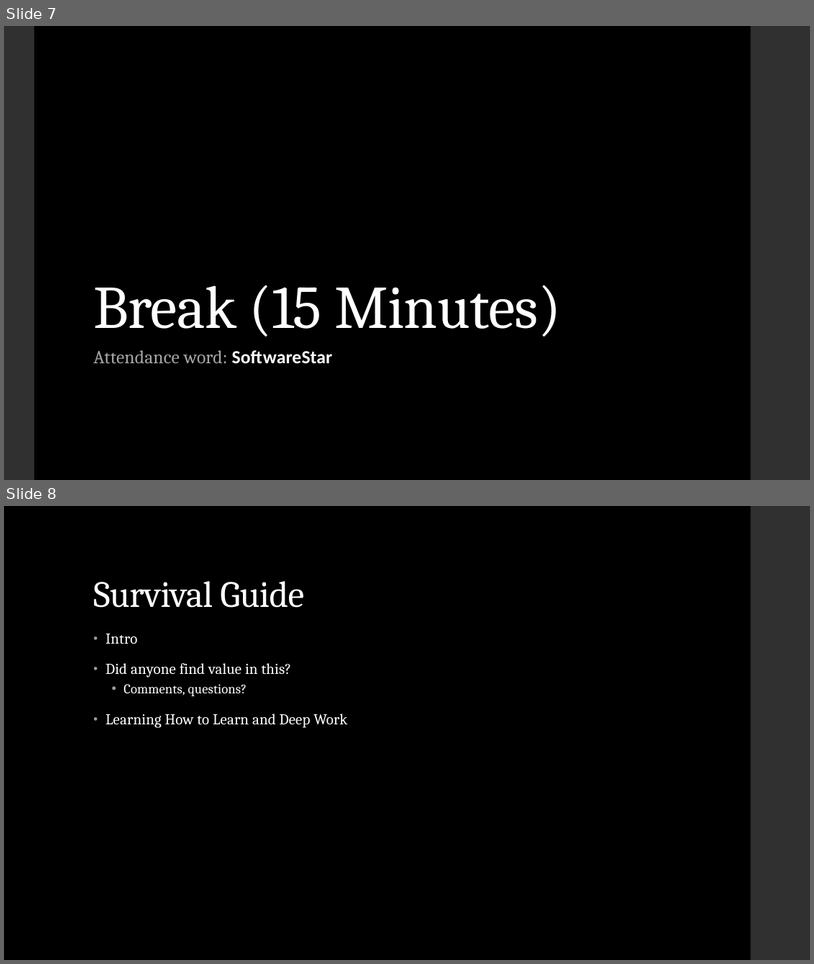
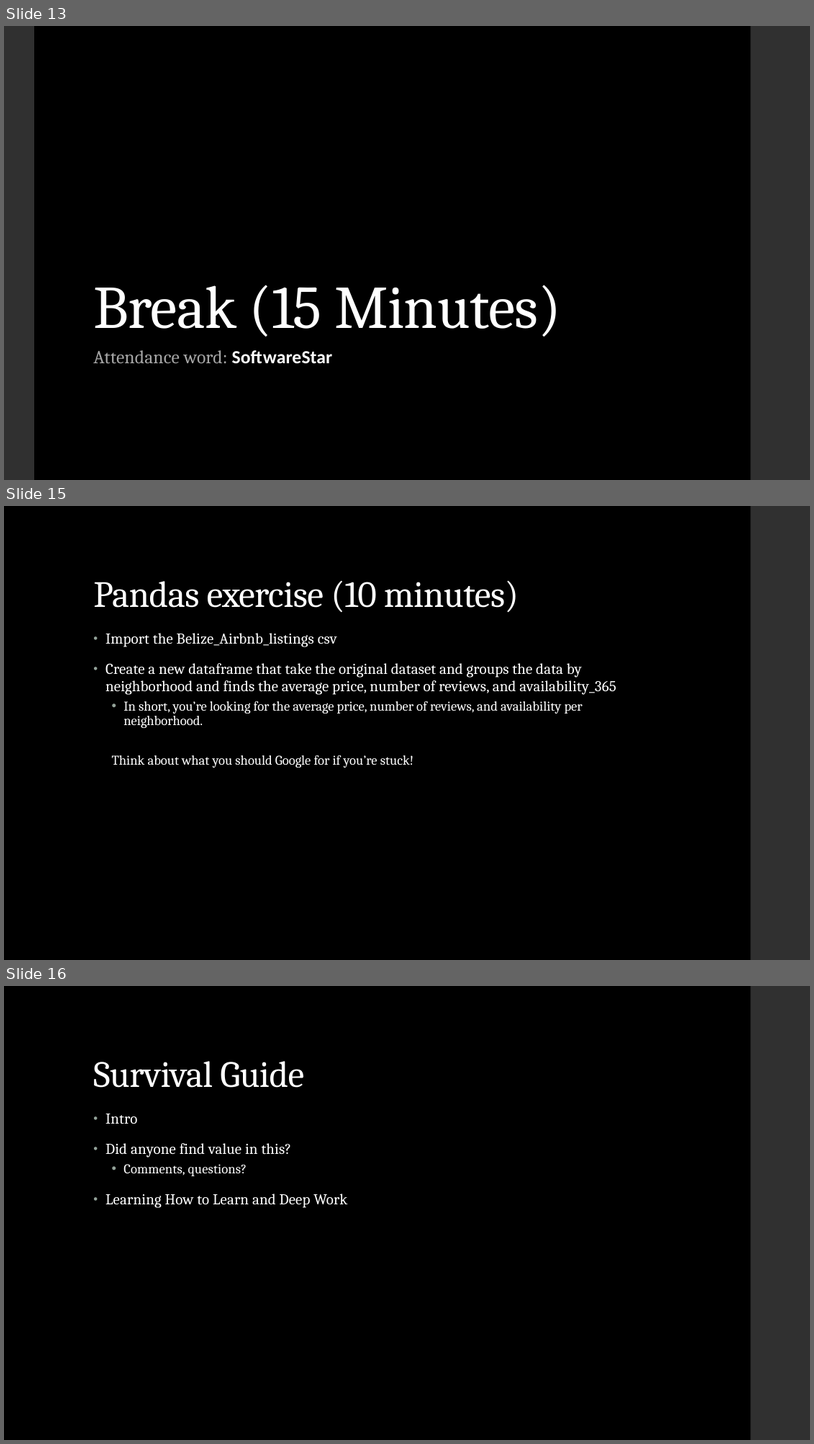
Before and after one commit to LaunchCoderGirlSTL/Data-Science-Assignments, a slide deck: course_material/week_04/week_04_presentation.pptx. Shown one above the other, each under a label of ours: slides 7 and 8 before the commit, slides 13, 15 and 16 after it; the slides between them are not shown. The pictures are 814x964 and 814x1444 pixels, drawn with LibreOffice and Linux fonts; fonts in the diff are those of the drawing. Boxes give left, top, right and bottom in pixels: in the first picture for what was removed or moved away, otherwise in the second. Text is boxed around its words. In the diff, an @@ line names an element or a change of style, - is before the commit and + after.

```diff
--- a/course_material/week_04/week_04_presentation.pptx
+++ b/course_material/week_04/week_04_presentation.pptx
@@ slide 15 added at (4, 506, 810, 960), background #000000; not listed: 1 template element that a slide beside it also shows @@
@@ title added at (93, 580, 519, 613), 44 pt, text #FFFFFF @@
+Pandas exercise (10 minutes)
@@ text added at (106, 633, 616, 767), 18 pt, text #FFFFFF @@
+• Import the Belize_Airbnb_listings csv
+• Create a new dataframe that take the original dataset and groups the data by neighborhood and finds the average price, number of reviews, and availability_365
+  • In short, you’re looking for the average price, number of reviews, and availability per neighborhood.
+  Think about what you should Google for if you’re stuck!
@@ what was slide 7 is now slide 13 @@
@@ what was slide 8 is now slide 16 @@
```
Also in this commit, not shown: 1 slide changed, 7 other slides added.
